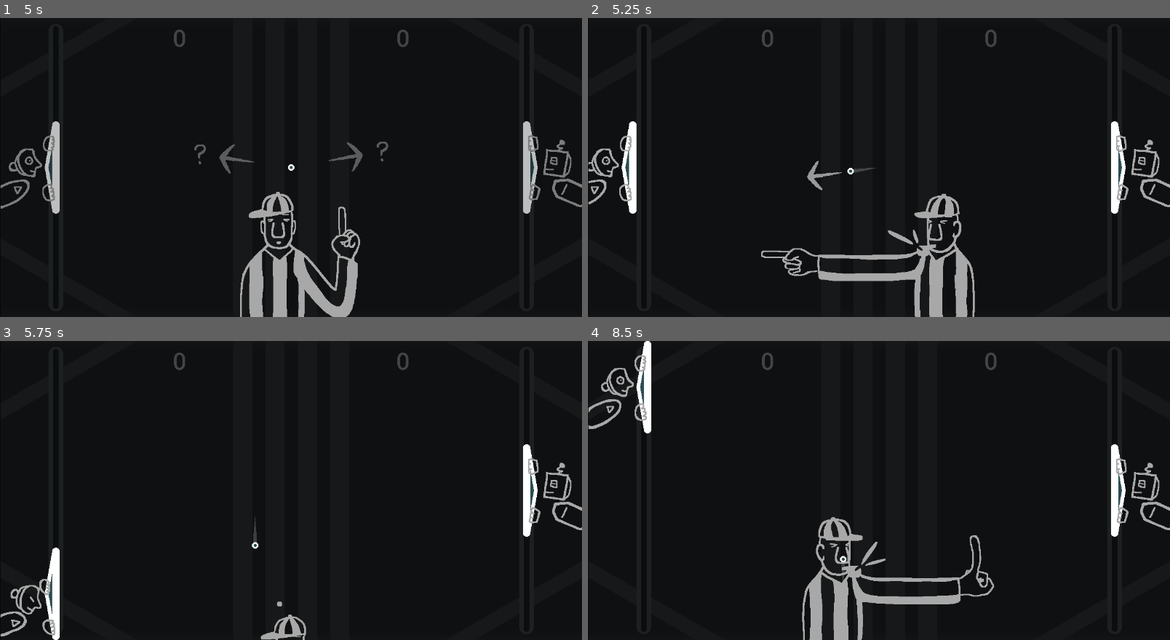
Above: before the commit, frames 1-4 (two rows, left to right).
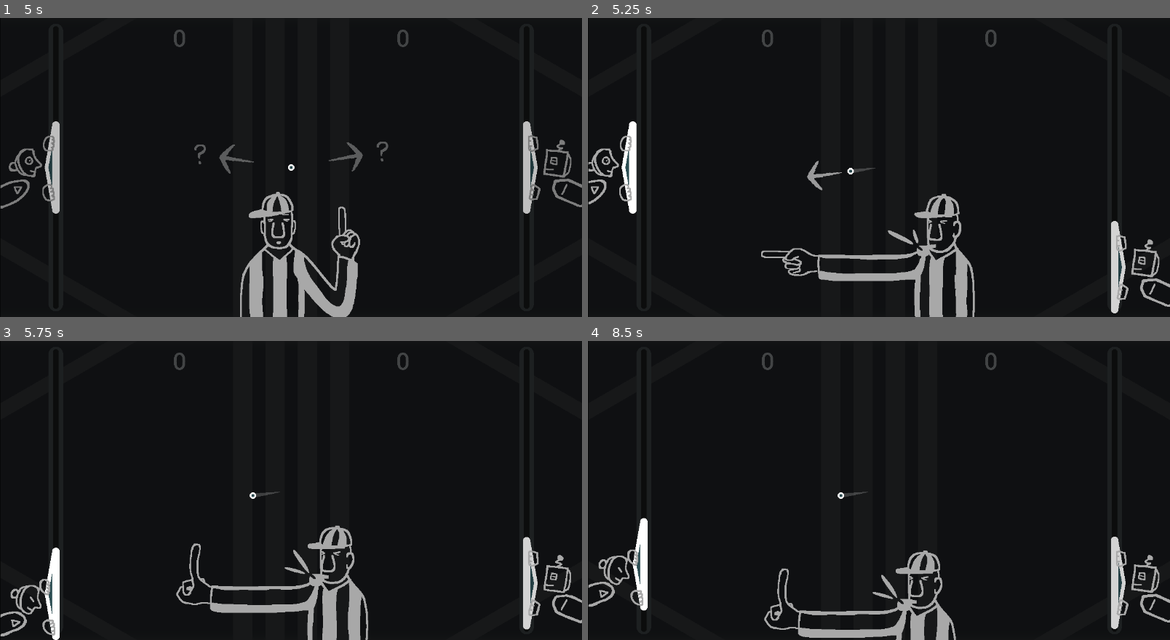
Above: after the commit, the same moments.

Repository: pixerhp/Pixers-Pong
Game: Godot game, scene res://scenes/topscenes/gameplay_topscene.tscn
The game is run twice, just before and just after one commit, with the same random seed, the same clock (stepped at 60 frames per second) and the same inputs.
Inputs (mouse positions are in pixels of both pictures, inside the frame that each line leads up to):
- Up to frame 1 (5 s): move the mouse to (419, 152) at 0.52 s; hold D (plr1_bump_right) 0.53-1.28 s; tap T (TEMP_TEST_FOUL) at 0.6, 1.35, 2.3, 3.05, 3.6, 4.35 s; click (419, 152) at 0.67 s; move the mouse to (174, 182) at 1.27 s; hold S (plr1_down) 1.28-2.03 s; move the mouse to (349, 101) at 2.02 s; hold D (plr1_bump_right) 2.03-2.78 s; tap Shift (plr1_slow) at 2.1 s; move the mouse to (261, 227) at 2.77 s; hold W (plr1_up) 2.78-3.53 s; tap Keypad 0 (plr2_slow) at 2.85 s; click (261, 227) at 2.92 s; move the mouse to (465, 212) at 3.52 s; hold A (plr1_bump_left) from 3.53 s (still down); move the mouse to (116, 122) at 4.27 s
- Up to frame 2 (5.25 s): move the mouse to (908, 167) at 5.02 s; release A (plr1_bump_left) at 5.03 s; hold S (plr1_down) from 5.03 s (still down); tap Shift (plr1_slow) at 5.1 s; click (908, 167) at 5.17 s
- Up to frame 3 (5.75 s): keep holding S (plr1_down); tap T (TEMP_TEST_FOUL) at 5.3 s
- Up to frame 4 (8.5 s): move the mouse to (791, 415) at 5.77 s; release S (plr1_down) at 5.78 s; hold D (plr1_bump_right) 5.78-6.53 s; tap Keypad 0 (plr2_slow) at 5.85 s; tap T (TEMP_TEST_FOUL) at 6.05, 6.6, 7.35, 8.3 s; move the mouse to (1007, 475) at 6.52 s; hold W (plr1_up) 6.53-7.28 s; move the mouse to (762, 505) at 7.27 s; hold D (plr1_bump_right) 7.28-8.03 s; click (762, 505) at 7.42 s; move the mouse to (937, 424) at 8.02 s; hold S (plr1_down) from 8.03 s (still down); tap Shift (plr1_slow) at 8.1 s

Frame 1 is identical in both runs. In frame 2, 1.9% of the frame differs, in the area x 89-100%, y 34-99%; in frame 3, 5.1%; in frame 4, 8.5%, in the area x 0-100%, y 0-100%.

Commit message:
Foul ball animation progress

Diff:
--- a/scripts/autoloaded/globals.gd
+++ b/scripts/autoloaded/globals.gd
@@ -11,7 +11,7 @@
 
 var plr1_cpu_mode: int = CPU_MODES.OFF
 var plr1_force_slow: bool = false
-var plr2_cpu_mode: int = CPU_MODES.OFF_BUT_YOURE_A_ROBOT
+var plr2_cpu_mode: int = CPU_MODES.MASTER
 var plr2_force_slow: bool = false
 
 var plr1_score: int = 0
--- a/scripts/gameplay_script.gd
+++ b/scripts/gameplay_script.gd
@@ -24,11 +24,9 @@
 	if winloss_reserve_p1_to_conclude:
 		return
 	checkdo_foul_ball()
-	if foul_ball_reserve_p1_to_conclude:
-		return
 
 	if Input.is_action_just_pressed("TEMP_TEST_FOUL"):
-		ball_velocity = Vector2(0.0, ball_velocity.length())
+		foul_ball_reserve_start_time = Time.get_ticks_msec()
 
 	# Regular gameplay functionality:
 	handle_paddle_cpu(false, Globals.plr1_cpu_mode)
@@ -37,8 +35,9 @@
 	if Globals.plr2_force_slow: set_input("plr2_slow", true)
 	handle_paddle_controls(false, delta)
 	handle_paddle_controls(true, delta)
-	handle_ball_collision_movement(delta)
-	update_ball_trail()
+	if not foul_ball_reserve_p1_to_conclude:
+		handle_ball_collision_movement(delta)
+		update_ball_trail()
 	handle_paddle_sidebump_animation(false)
 	handle_paddle_sidebump_animation(true)
 	handle_paddle_knockback_anim(false)
@@ -629,29 +628,41 @@
 func handle_foul_ball_nevermind_conclusion():
 	reset_referee()
 
-const FOUL_BALL_RESERVE_P1_DURATION: int = 6000
+const FOUL_BALL_RESERVE_P1_DURATION: int = 5000
 var foul_ball_guilt_is_plr2: bool = false
 func handle_foul_ball_reserve_p1_animation(playthrough: float):
+	# Referee:
 	const REF_RISE_START: float = 0.0
 	const REF_RISE_END: float = 0.1
 	%Referee.position.y = Globals.GAME_SIZE.y + -36.0 - (108.0 *
 		clampf(proportion_from_range(playthrough, REF_RISE_START, REF_RISE_END), 0.0, 1.0))
 	const REF_FOUL_GESTURE_START: float = REF_RISE_START
 	const REF_FOUL_GESTURE_END: float = 0.2
-	const REF_SERVE_GESTURE_START: float = 0.8
-	const REF_SERVE_GESTURE_END: float = 1.0
+	const REF_COUNT_START: float = 0.6
+	const REF_COUNT_END: float = 1.0
+	const REF_COUNT_MID1: float = REF_COUNT_START + ((REF_COUNT_END - REF_COUNT_START) / 3.0)
+	const REF_COUNT_MID2: float = REF_COUNT_START + ((REF_COUNT_END - REF_COUNT_START) / 1.5)
 	if is_in_range_f(playthrough, REF_FOUL_GESTURE_START, REF_FOUL_GESTURE_END):
-		%Referee.scale.x = (-1.0 if foul_ball_guilt_is_plr2 else 1.0)
+		%Referee.scale.x = (1.0 if foul_ball_guilt_is_plr2 else -1.0)
 		%Referee.play("foulball_gesture")
-	elif is_in_range_f(playthrough, REF_SERVE_GESTURE_START, REF_SERVE_GESTURE_END):
-		%Referee.scale.x = (1.0 if foul_ball_guilt_is_plr2 else -1.0)
-		%Referee.play("serve_gesture")
 	else:
 		%Referee.scale.x = 1.0
-		%Referee.play("idle")
-
-
-
+		if is_in_range_f(playthrough, REF_FOUL_GESTURE_END, REF_COUNT_START):
+			%Referee.play("idle")
+		elif playthrough < REF_COUNT_MID1:
+			%Referee.play("count_3")
+		elif playthrough < REF_COUNT_MID2:
+			%Referee.play("count_2")
+		elif playthrough < REF_COUNT_END:
+			%Referee.play("count_1")
+	# Arrow pointer:
+	const ARROW_FADEIN_START: float = REF_FOUL_GESTURE_END
+	const ARROW_FADEIN_END: float = REF_FOUL_GESTURE_END + 0.1
+	%PrimaryArrowPointer.visible = playthrough > ARROW_FADEIN_START
+	%PrimaryArrowPointer/%QuestionSprite.visible = false
+	%PrimaryArrowPointer.modulate = Color(1.0, 1.0, 1.0,
+		clampf(proportion_from_range(playthrough, ARROW_FADEIN_START, ARROW_FADEIN_END), 0.0, 1.0))
+	%PrimaryArrowPointer/%RotationContainer.rotation_degrees = (180.0 if foul_ball_guilt_is_plr2 else 0.0)
 
 
 var foul_ball_reserve_p1_to_conclude: bool = false
